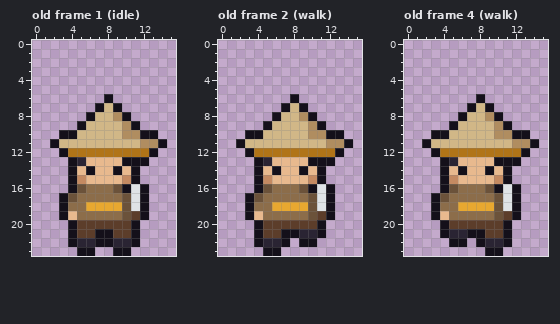
A pixel-art file gets an edit: art/bodies/unorthodox.aseprite. Above is the file before it was changed.
16x24 pixels, 22 frames. Shown: old frame 1 (idle), old frame 2 (walk), old frame 4 (walk). The commit also changed other frames, which this record leaves out.
Now the later version:
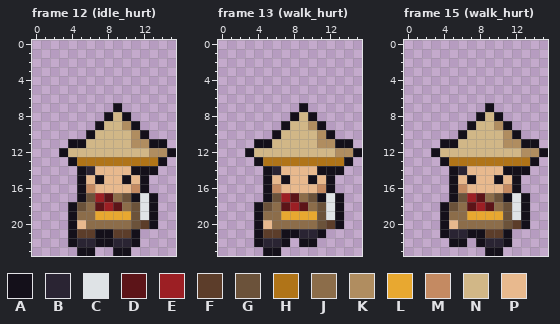
Palette (. is transparent): A #14101a  B #2a2433  C #dfe3e6  D #5c1418  E #9c1f24  F #5c3d2a  G #6b523a  H #b07418  J #8c6d4a  K #b08d60  L #e8a830  M #c48a62  N #d1b787  P #e8b98e
A new or re-ordered frame is compared with the old frame closest to it.
The exact change:
frames 22 -> 42
Changed rows in their new state; - is an unchanged pixel.
Frame 12 (idle_hurt) is new; against old frame 1 (idle):
first column x 2:
 6 ------.-------
 7 -----..-------
 8 ----..AN------
 9 ---..A--------
10 -...A---N--.--
11 ..AA-----K-A--
12 --NNNNNNNNNKKA
13 ---HHHHHHHHHA-
14 --.AB--P--AA--
15 --.A-A--APA---
16 --.AMPPPPM----
17 -..AGED--ACA--
18 -.AGJDEDJGCA--
19 -.A--LLLLGCA--
20 ---PJJJJJGFA--
Frame 13 (walk_hurt) is new; against old frame 2 (walk): the same change as frame 12 (idle_hurt)
Frame 15 (walk_hurt) is new; against old frame 4 (walk): the same change as frame 12 (idle_hurt)
Pixel boxes of the changes (left, top, right, bottom) in both pictures:
changed: (50, 94, 176, 229)
changed: (236, 94, 362, 229)
changed: (422, 94, 548, 229)
